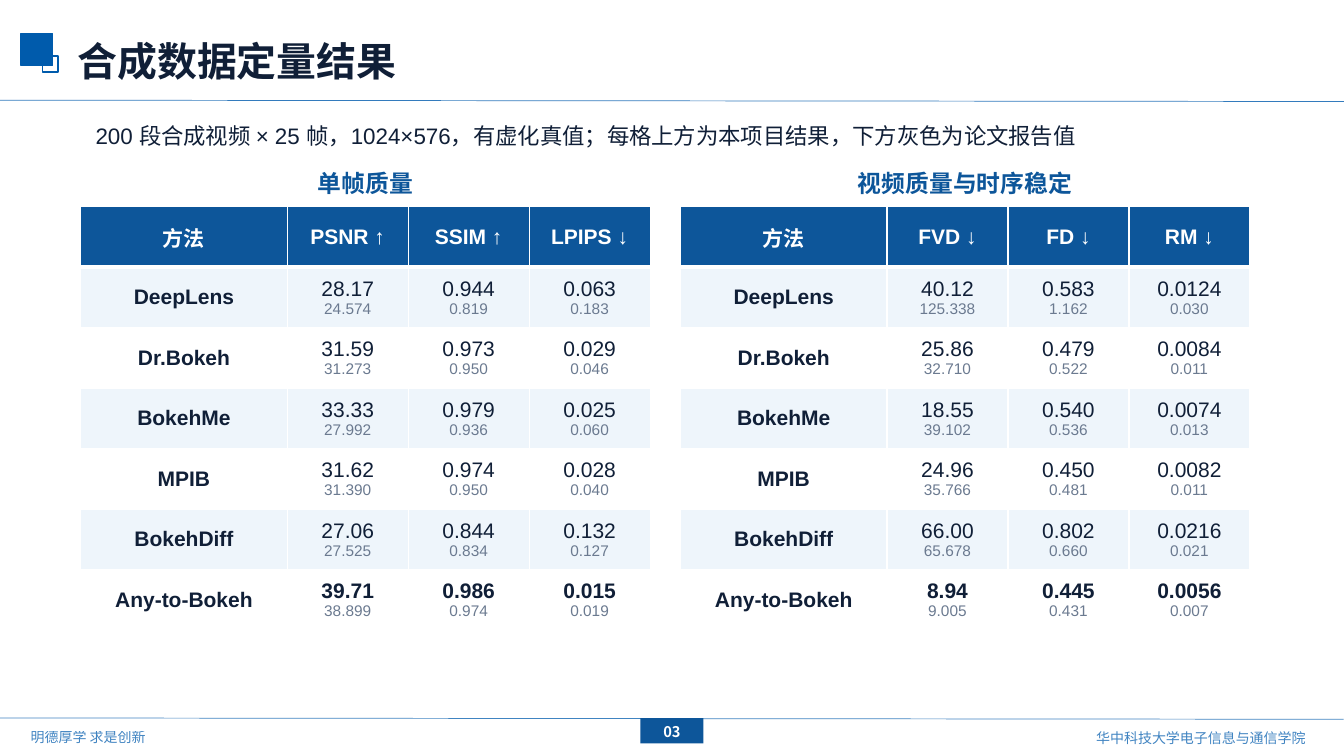
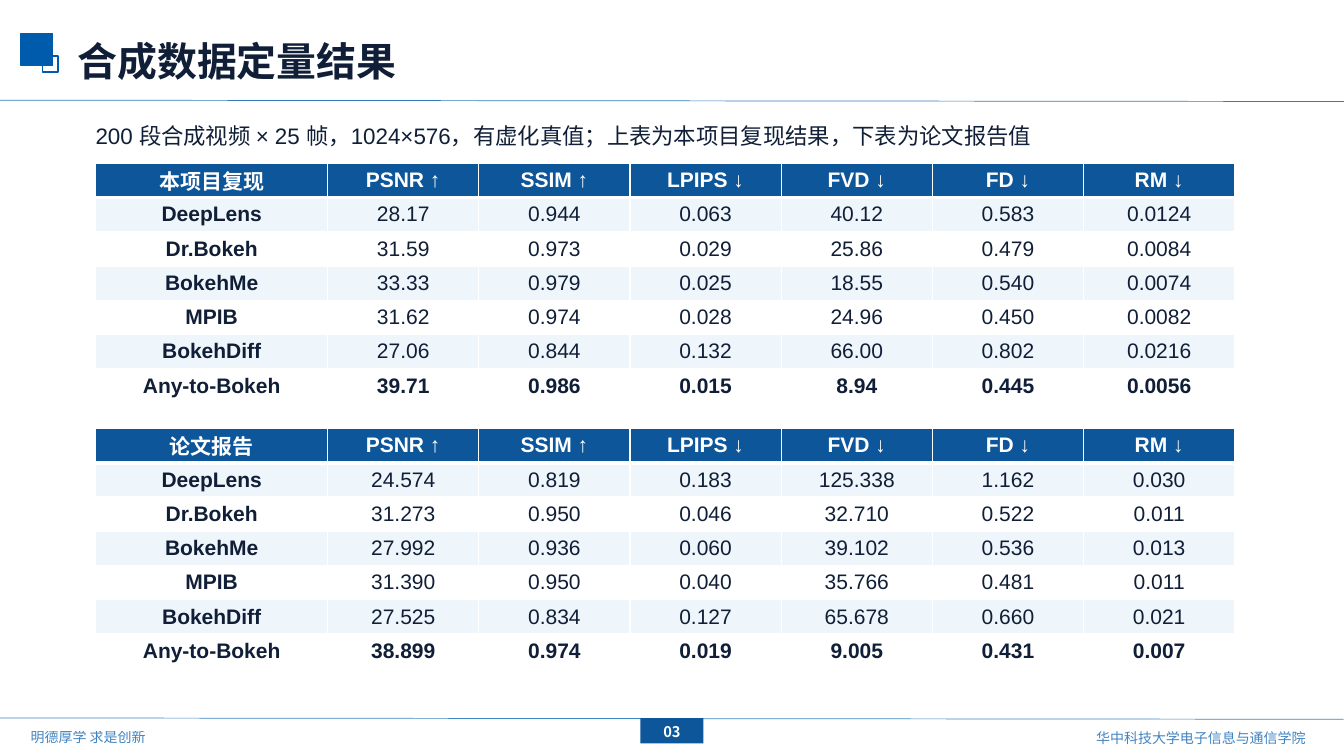
Before and after one commit to mengmcy1/OPPO-depth-guided-video-bokeh, a slide deck: slide 4 of 汇报/2026-09-30_基线方法复现结果/基线方法复现结果_0930.pptx. Drawn at 1344x756 pixels with LibreOffice and Linux fonts; fonts in the diff are those of the drawing; background and template pictures are left out. Boxes give left, top, right and bottom in pixels: in the first picture for what was removed or moved away, otherwise in the second. Text is boxed around its words. In the diff, an @@ line names an element or a change of style, - is before the commit and + after.

```diff
--- a/汇报/2026-09-30_基线方法复现结果/基线方法复现结果_0930.pptx
+++ b/汇报/2026-09-30_基线方法复现结果/基线方法复现结果_0930.pptx
@@ text at box(96, 125, 1031, 148): text changed @@
-200 段合成视频 × 25 帧，1024×576，有虚化真值；每格上方为本项目结果，下方灰色为论文报告值
+200 段合成视频 × 25 帧，1024×576，有虚化真值；上表为本项目复现结果，下表为论文报告值
@@ table at box(96, 163, 1235, 403) @@
-column 1: 方法 | DeepLens | Dr.Bokeh | BokehMe | MPIB | BokehDiff | Any-to-Bokeh
-column 2: FVD ↓ | 40.12 / 125.338 | 25.86 / 32.710 | 18.55 / 39.102 | 24.96 / 35.766 | 66.00 / 65.678 | 8.94 / 9.005
-column 3: FD ↓ | 0.583 / 1.162 | 0.479 / 0.522 | 0.540 / 0.536 | 0.450 / 0.481 | 0.802 / 0.660 | 0.445 / 0.431
-column 4: RM ↓ | 0.0124 / 0.030 | 0.0084 / 0.011 | 0.0074 / 0.013 | 0.0082 / 0.011 | 0.0216 / 0.021 | 0.0056 / 0.007
+column 1: 本项目复现 | DeepLens | Dr.Bokeh | BokehMe | MPIB | BokehDiff | Any-to-Bokeh
+column 2: PSNR ↑ | 28.17 | 31.59 | 33.33 | 31.62 | 27.06 | 39.71
+column 3: SSIM ↑ | 0.944 | 0.973 | 0.979 | 0.974 | 0.844 | 0.986
+column 4: LPIPS ↓ | 0.063 | 0.029 | 0.025 | 0.028 | 0.132 | 0.015
+column 5: FVD ↓ | 40.12 | 25.86 | 18.55 | 24.96 | 66.00 | 8.94
+column 6: FD ↓ | 0.583 | 0.479 | 0.540 | 0.450 | 0.802 | 0.445
+column 7: RM ↓ | 0.0124 | 0.0084 | 0.0074 | 0.0082 | 0.0216 | 0.0056
@@ table: place and size @@
-table at box(681, 207, 1250, 630)
+table at box(96, 163, 1235, 403)
@@ text removed at box(318, 172, 413, 194) @@
-单帧质量
@@ text removed at box(858, 171, 1073, 194) @@
-视频质量与时序稳定
@@ table at box(96, 429, 1235, 668) @@
-column 1: 方法 | DeepLens | Dr.Bokeh | BokehMe | MPIB | BokehDiff | Any-to-Bokeh
-column 2: PSNR ↑ | 28.17 / 24.574 | 31.59 / 31.273 | 33.33 / 27.992 | 31.62 / 31.390 | 27.06 / 27.525 | 39.71 / 38.899
-column 3: SSIM ↑ | 0.944 / 0.819 | 0.973 / 0.950 | 0.979 / 0.936 | 0.974 / 0.950 | 0.844 / 0.834 | 0.986 / 0.974
-column 4: LPIPS ↓ | 0.063 / 0.183 | 0.029 / 0.046 | 0.025 / 0.060 | 0.028 / 0.040 | 0.132 / 0.127 | 0.015 / 0.019
+column 1: 论文报告 | DeepLens | Dr.Bokeh | BokehMe | MPIB | BokehDiff | Any-to-Bokeh
+column 2: PSNR ↑ | 24.574 | 31.273 | 27.992 | 31.390 | 27.525 | 38.899
+column 3: SSIM ↑ | 0.819 | 0.950 | 0.936 | 0.950 | 0.834 | 0.974
+column 4: LPIPS ↓ | 0.183 | 0.046 | 0.060 | 0.040 | 0.127 | 0.019
+column 5: FVD ↓ | 125.338 | 32.710 | 39.102 | 35.766 | 65.678 | 9.005
+column 6: FD ↓ | 1.162 | 0.522 | 0.536 | 0.481 | 0.660 | 0.431
+column 7: RM ↓ | 0.030 | 0.011 | 0.013 | 0.011 | 0.021 | 0.007
@@ table: place and size @@
-table at box(81, 207, 650, 630)
+table at box(96, 429, 1235, 668)
```
Also in this commit, not shown: 1 other file.
